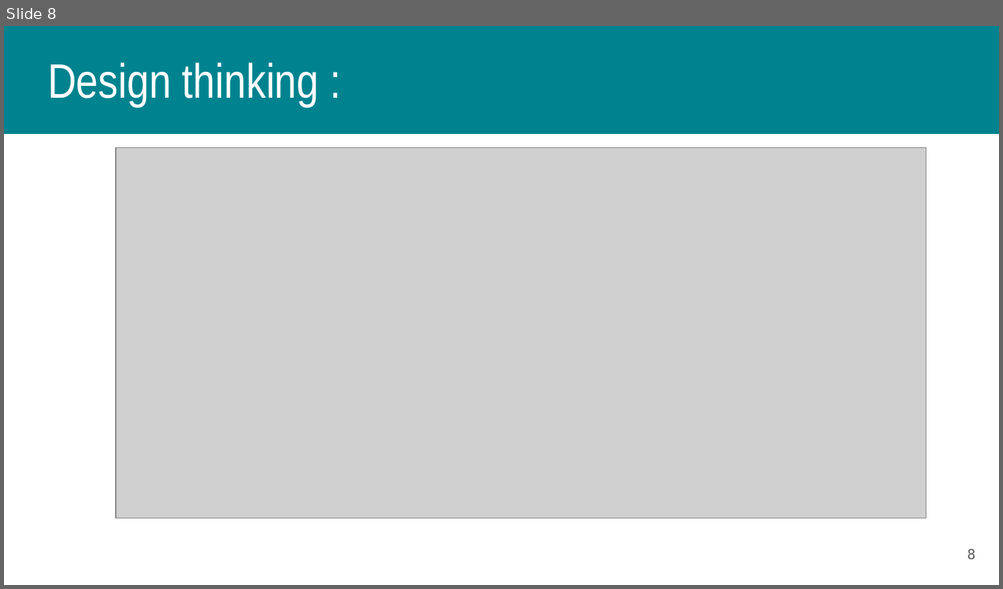
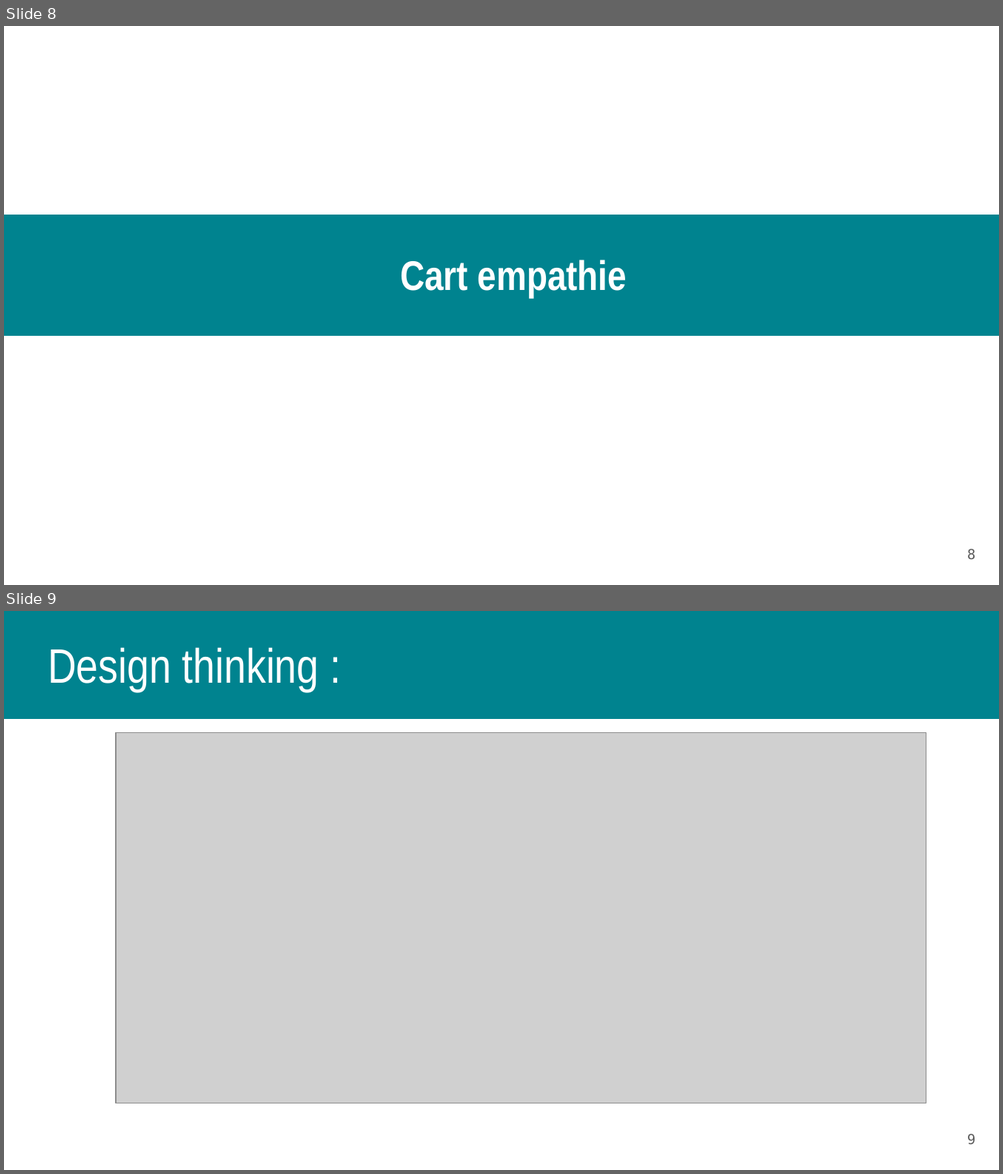
Before and after one commit to LamchatabAmine/projet-file-rouge-discussion, a slide deck: Présentation file Rouge.pptx. Shown one above the other, each under a label of ours: slide 8 before the commit, slides 8 and 9 after it. The pictures are 1003x589 and 1003x1174 pixels, drawn with LibreOffice and Linux fonts; fonts in the diff are those of the drawing; grey boxes stand for pictures. Boxes give left, top, right and bottom in pixels: in the first picture for what was removed or moved away, otherwise in the second. Text is boxed around its words. In the diff, an @@ line names an element or a change of style, - is before the commit and + after.

Commit message:
save

```diff
--- a/Présentation file Rouge.pptx
+++ b/Présentation file Rouge.pptx
@@ slide 8 added at bbox=[4, 26, 999, 585], background #FFFFFF @@
@@ rectangle added at bbox=[4, 215, 999, 335], fill #00838F, outline #00838F 0.75 pt @@
@@ title added at bbox=[400, 260, 626, 298], 30 pt, text #FFFFFF, bold @@
+Cart empathie
@@ page number added at bbox=[967, 549, 975, 560], 10 pt, text #595959 @@
+8
@@ what was slide 8 is now slide 9 @@
@@ page number at bbox=[967, 1134, 975, 1145]: text changed @@
-8
+9
```
